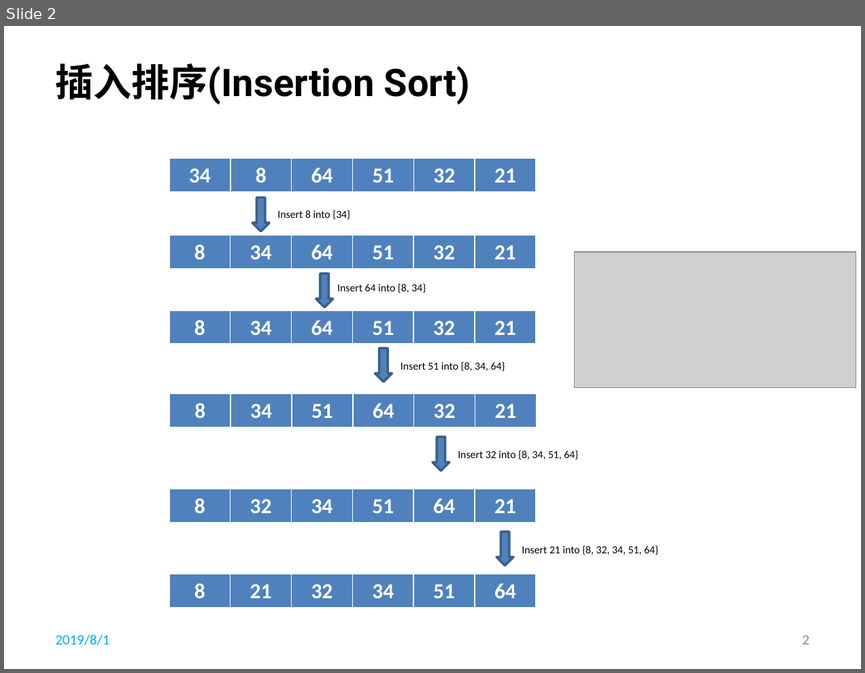
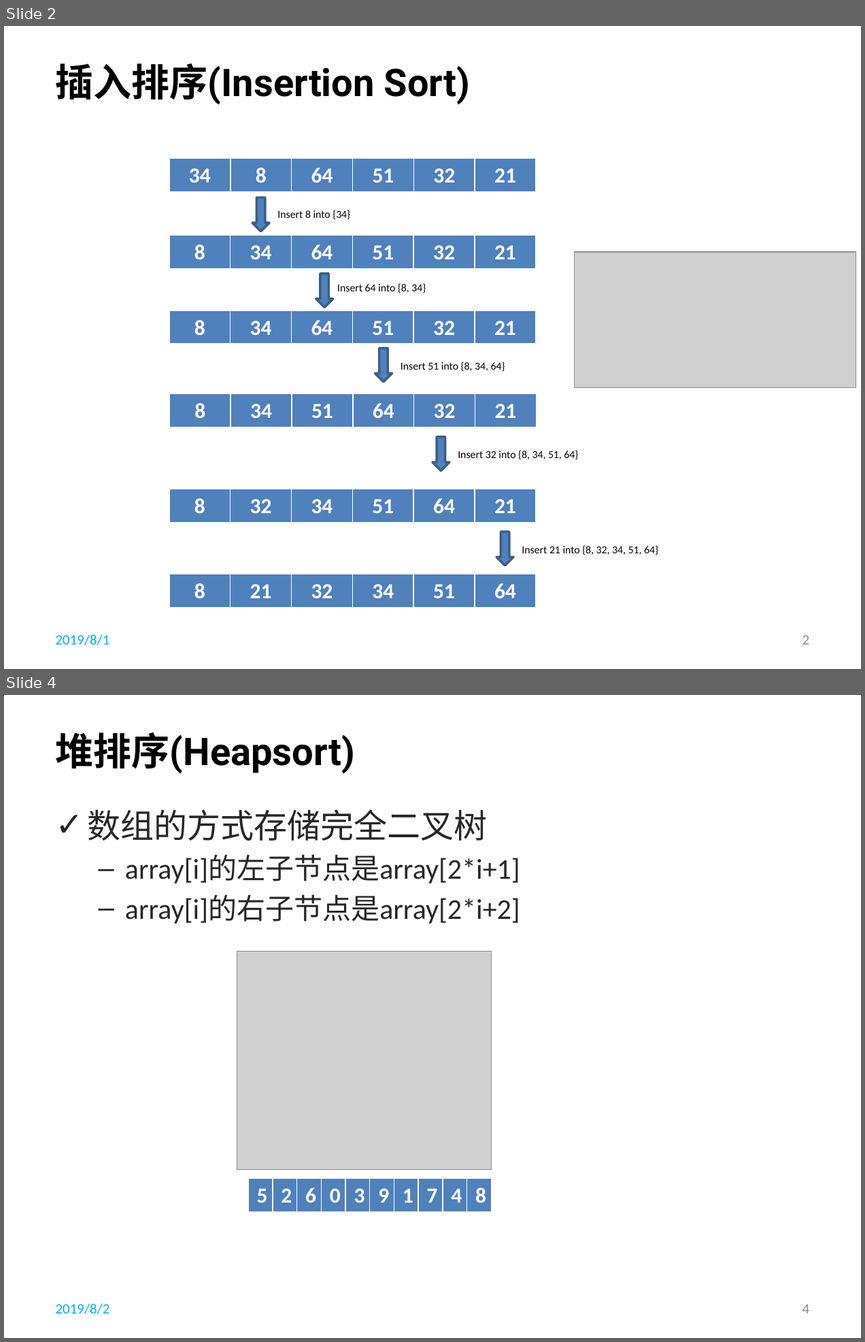
Before and after one commit to li-shengli/selfstudy, a slide deck: PPT/Data Structures and Algorithm Analysis in Java - Sorting.pptx. Shown one above the other, each under a label of ours: slide 2 before the commit, slides 2 and 4 after it; the slides between them are not shown. The pictures are 865x673 and 865x1342 pixels, drawn with LibreOffice and Linux fonts; fonts in the diff are those of the drawing; grey boxes stand for pictures; background and template pictures are left out. Boxes give left, top, right and bottom in pixels: in the first picture for what was removed or moved away, otherwise in the second. Text is boxed around its words. In the diff, an @@ line names an element or a change of style, - is before the commit and + after.

```diff
--- a/PPT/Data Structures and Algorithm Analysis in Java - Sorting.pptx
+++ b/PPT/Data Structures and Algorithm Analysis in Java - Sorting.pptx
@@ slide 4 added at (4,695,861,1338), background picture (left out) @@
@@ title added at (56,732,355,774), 32 pt, text #000000, bold @@
+堆排序(Heapsort)
@@ text added at (88,809,520,923), 24 pt, text #262626 @@
+✓ 数组的方式存储完全二叉树
+  – array[i]的左子节点是array[2*i+1]
+  – array[i]的右子节点是array[2*i+2]
@@ picture added at (237,951,492,1170) @@
@@ table added at (248,1178,488,1212), 1 rows, 10 columns @@
+5 | 2 | 6 | 0 | 3 | 9 | 1 | 7 | 4 | 8
@@ text added at (56,1303,110,1314), 12 pt, text #00B0F0 @@
+2019/8/2
@@ page number added at (802,1304,810,1313), 12 pt, text #8C8C8C @@
+4
```
Also in this commit, not shown: 5 other slides added.
